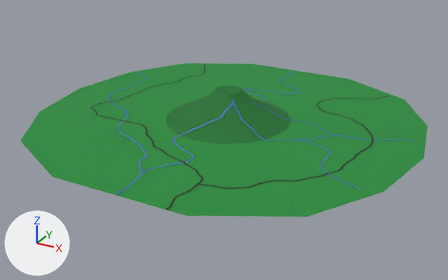
An edit to the glTF model res/modeles/05_cirque.glb, drawn before and after from the same camera.
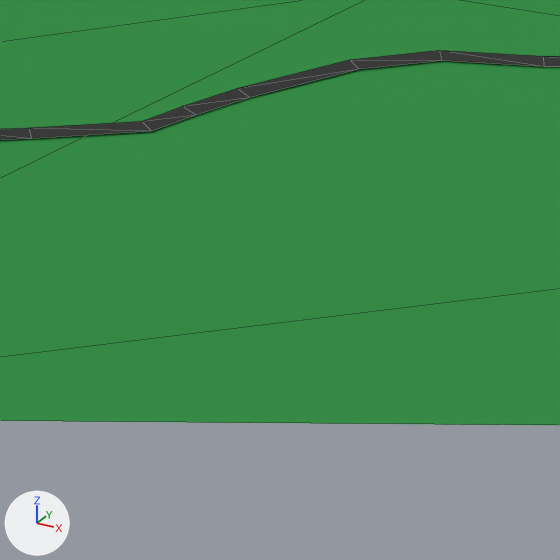
Each version is shown whole from a 50 mm lens placed at (128.9, -238.5, 107.7), pointed at (1.4, -6.6, -8.2), then close up on the part from 52% to 65% of the width and 62% to 82% of the height. The axes (+X, +Y, +Z) are drawn at lower left. The lights are the same throughout. The last two pictures show the newer version. The close-ups show mesh edges as thin lines. Objects named as collision shapes, trigger or cutter boxes, shadow casters or lower levels of detail are left out. Where no turn or scale is listed for an object, it has been applied to the vertices. Vertices at exactly the same position are counted once.

The scene before the commit, as lines of its bpy script (objects in view):
```python
me_plane_042 = bpy.data.meshes.new('Plane.042')
me_plane_042.from_pydata(...)  # 25 vertices, 32 faces; spans x -90.0..90.0, y -85.0..85.0, z 0.0
me_plane_042.materials.append(mat_texture)  # picture img_bootstrap5_palette
me_plane_079 = bpy.data.meshes.new('Plane.079')
me_plane_079.from_pydata(...)  # 380 vertices, 378 faces; spans x -89.0..46.0, y 0.0..154.0, z 0.0
me_plane_079.materials.append(mat_texture)  # picture img_bootstrap5_palette
ob_05_route = bpy.data.objects.new('05_route', me_plane_079)
ob_05_route.location = (22.02, -84.49, 0.1)
ob_05_sol = bpy.data.objects.new('05_sol', me_plane_042)
ob_05_sol.location = (0.0, 0.0, 0.0)
```
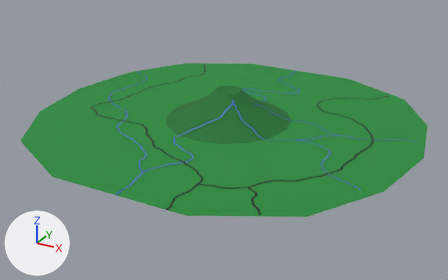
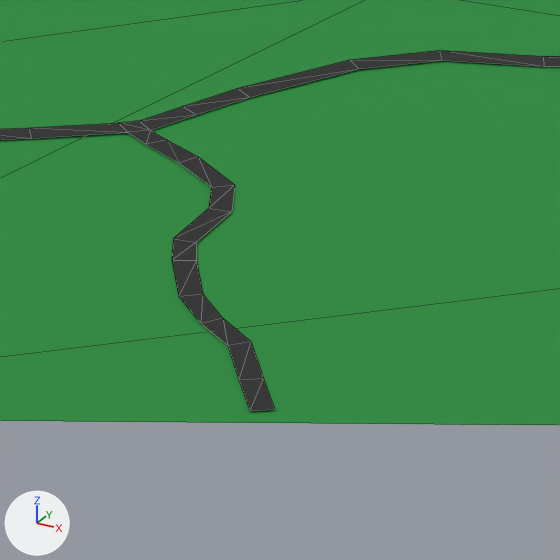
Commit message: maj MAP cirque + calage des Path3D des Routes

Diff of the bpy script that builds the scene:
```diff
--- a/res/modeles/05_cirque.glb.py
+++ b/res/modeles/05_cirque.glb.py
@@ me_plane_079 @@
 # used by ob_05_route; location = (22.02, -84.49, 0.1)
-me_plane_079.from_pydata(...)  # 380 vertices, 378 faces; spans x -89.0..46.0, y 0.0..154.0, z 0.0
+me_plane_079.from_pydata(...)  # 404 vertices, 402 faces; spans x -89.0..46.0, y 0.0..154.0, z 0.0
+# me_plane_079 part 1
+# 2 faces are deleted
+# 24 vertices are added at x 16.0..30.0, y 12.0..28.0, z 0.0
+# 26 new faces join them
 me_plane_079.materials.append(mat_texture)
```

Pixel boxes [x1, y1, x2, y2] of what changed, in the close-ups (560 x 560 px):
'05_route', reshaped: before [0, 50, 560, 139]; after [0, 50, 560, 411]
part 1 of me_plane_079, built on: before [59, 121, 151, 134]; after [59, 121, 275, 411]
